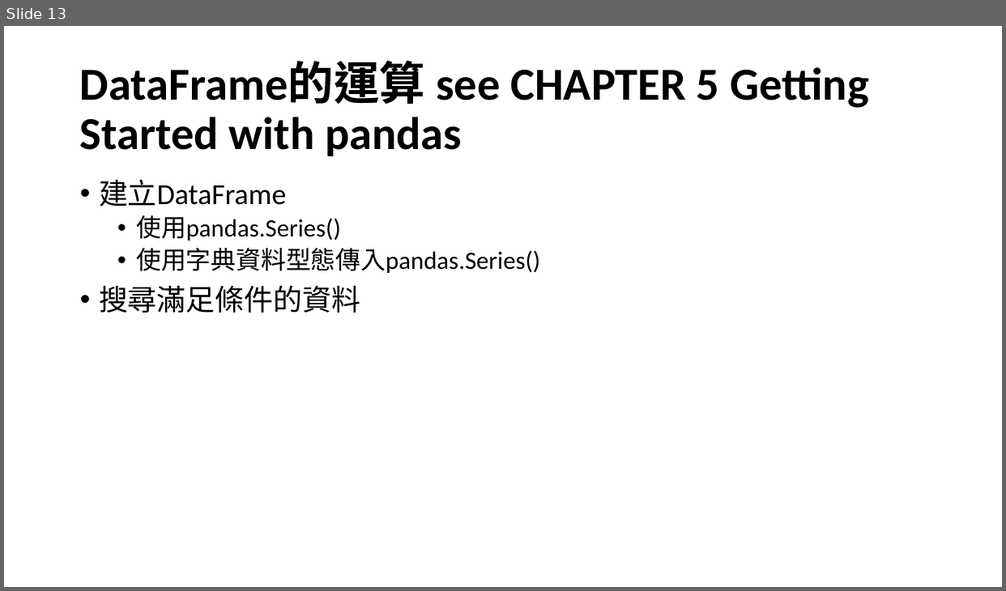
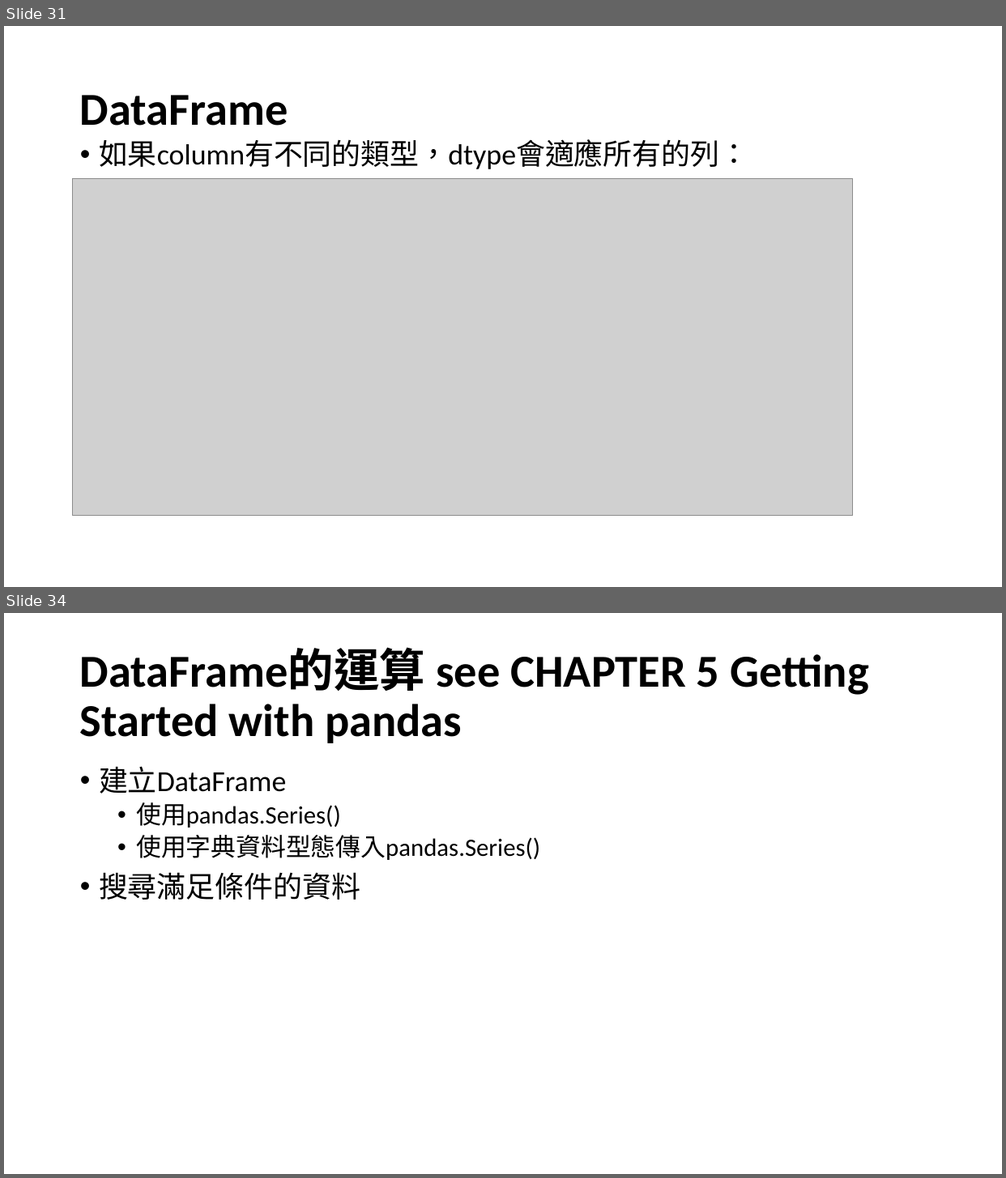
Before and after one commit to yukai920722/2022-ksu-11002, a slide deck: 4100E104_pandas_20220316_A.pptx. Shown one above the other, each under a label of ours: slide 13 before the commit, slides 31 and 34 after it; the slides between them are not shown. The pictures are 1006x591 and 1006x1178 pixels, drawn with LibreOffice and Linux fonts; fonts in the diff are those of the drawing; grey boxes stand for pictures. Boxes give left, top, right and bottom in pixels: in the first picture for what was removed or moved away, otherwise in the second. Text is boxed around its words. In the diff, an @@ line names an element or a change of style, - is before the commit and + after.

```diff
--- a/4100E104_pandas_20220316_A.pptx
+++ b/4100E104_pandas_20220316_A.pptx
@@ slide 31 added at bbox=[4, 26, 1002, 587], background #FFFFFF @@
@@ title added at bbox=[80, 95, 288, 126], 44 pt, text #000000, bold @@
+DataFrame
@@ text added at bbox=[99, 139, 748, 169], 28 pt, text #000000 @@
+• 如果column有不同的類型，dtype會適應所有的列：
@@ picture added at bbox=[73, 179, 853, 515] @@
@@ what was slide 13 is now slide 34 @@
```
Also in this commit, not shown: 2 slides changed, 20 other slides added, 14 other files.
